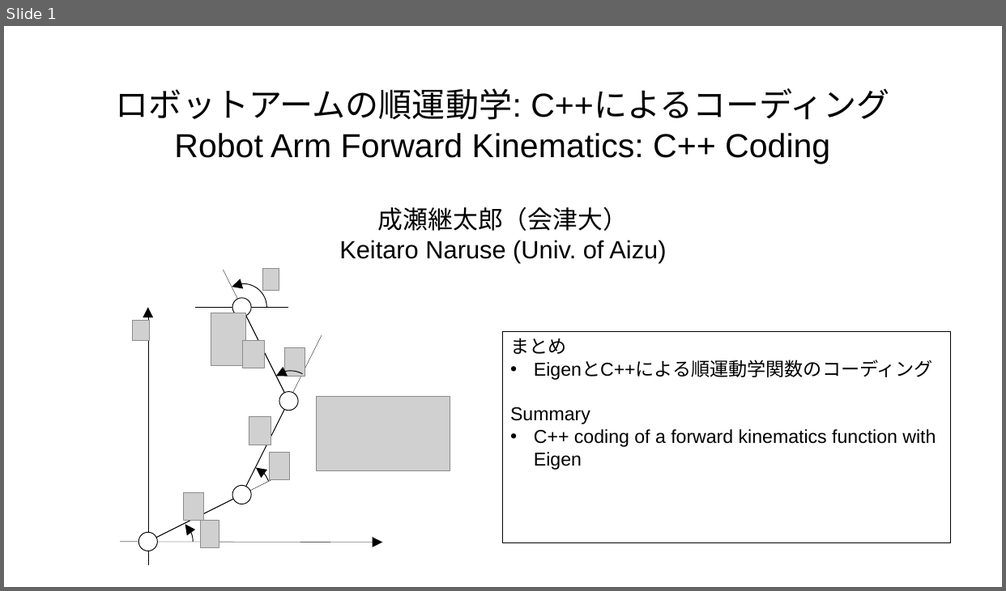
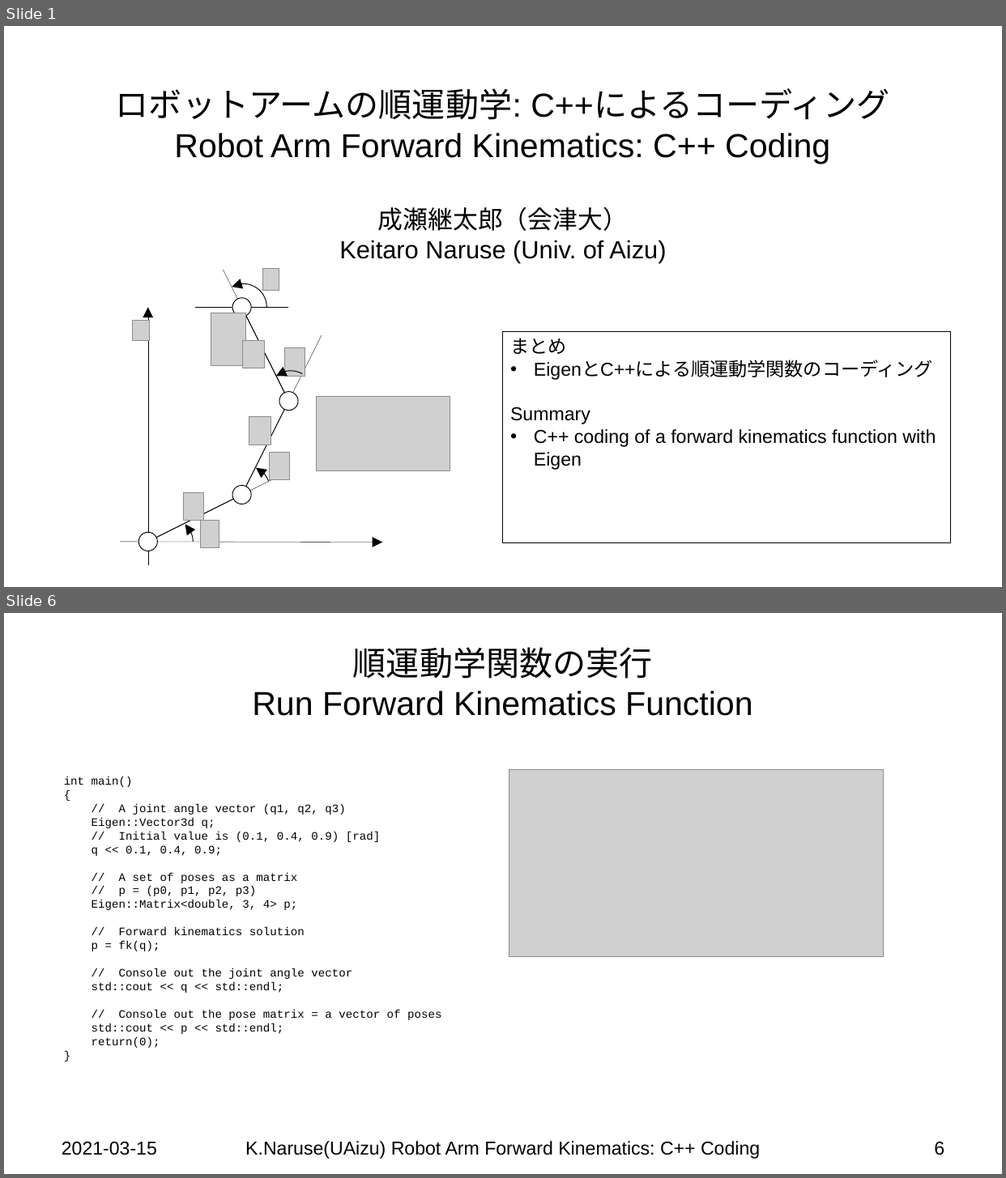
Before and after one commit to keitaronaruse/Naruse-robotics-tutorial, a slide deck: doc/slides/Robot-Arm-Forward-Kinematics-CPP-Code.pptx. Shown one above the other, each under a label of ours: slide 1 before the commit, slides 1 and 6 after it; the slides between them are not shown. The pictures are 1006x591 and 1006x1178 pixels, drawn with LibreOffice and Linux fonts; fonts in the diff are those of the drawing; grey boxes stand for pictures; background and template pictures are left out. Boxes give left, top, right and bottom in pixels: in the first picture for what was removed or moved away, otherwise in the second. Text is boxed around its words. In the diff, an @@ line names an element or a change of style, - is before the commit and + after.

```diff
--- a/doc/slides/Robot-Arm-Forward-Kinematics-CPP-Code.pptx
+++ b/doc/slides/Robot-Arm-Forward-Kinematics-CPP-Code.pptx
@@ slide 6 added at [4,613,1002,1174], background #FFFFFF @@
@@ title added at [252,647,752,716], 32 pt, text #000000 @@
+順運動学関数の実行
+Run Forward Kinematics Function
@@ text added at [64,777,441,1048], 11 pt, text #000000 @@
+int main()
+{
+// A joint angle vector (q1, q2, q3)
+Eigen::Vector3d q;
+// Initial value is (0.1, 0.4, 0.9) [rad]
+q << 0.1, 0.4, 0.9;
+// A set of poses as a matrix
+// p = (p0, p1, p2, p3)
+Eigen::Matrix<double, 3, 4> p;
+// Forward kinematics solution
+p = fk(q);
+// Console out the joint angle vector
+std::cout << q << std::endl;
+// Console out the pose matrix = a vector of poses
+std::cout << p << std::endl;
+return(0);
+}
@@ picture added at [509,770,884,957] @@
@@ text added at [62,1142,157,1156], 18 pt, text #000000 @@
+2021-03-15
@@ text added at [245,1141,760,1159], 18 pt, text #000000 @@
+K.Naruse(UAizu) Robot Arm Forward Kinematics: C++ Coding
@@ page number added at [934,1142,944,1156], 18 pt, text #000000 @@
+6
```
Also in this commit, not shown: 4 slides changed, 8 other files.
